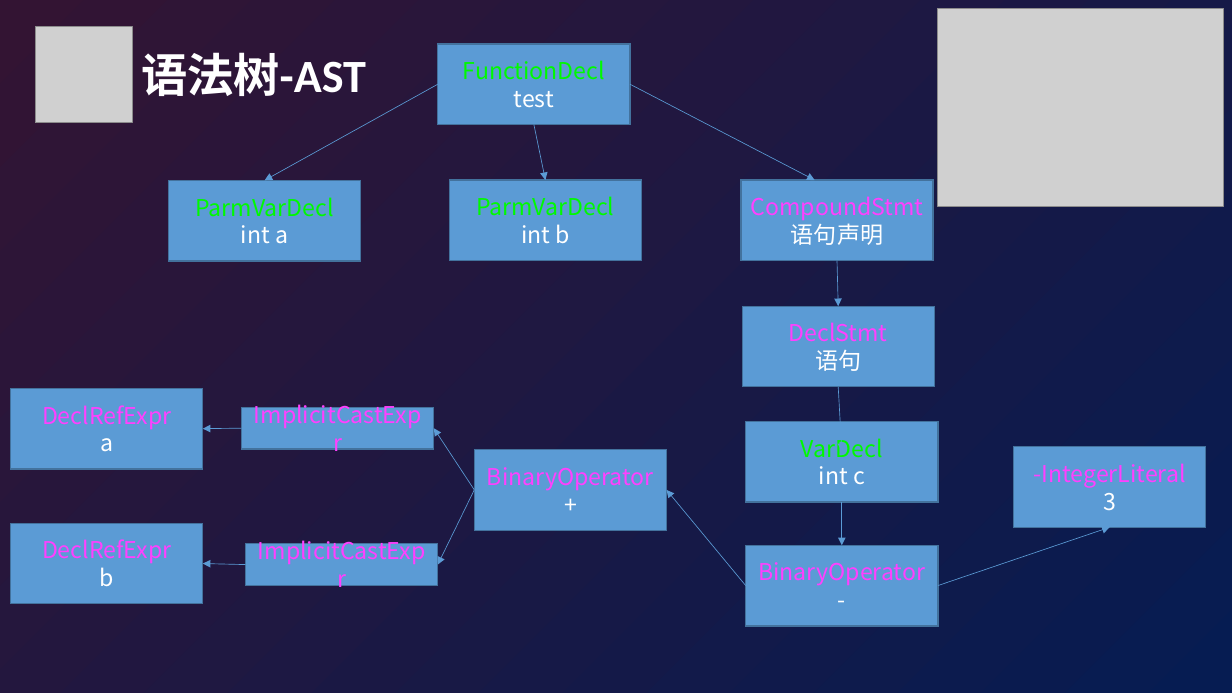
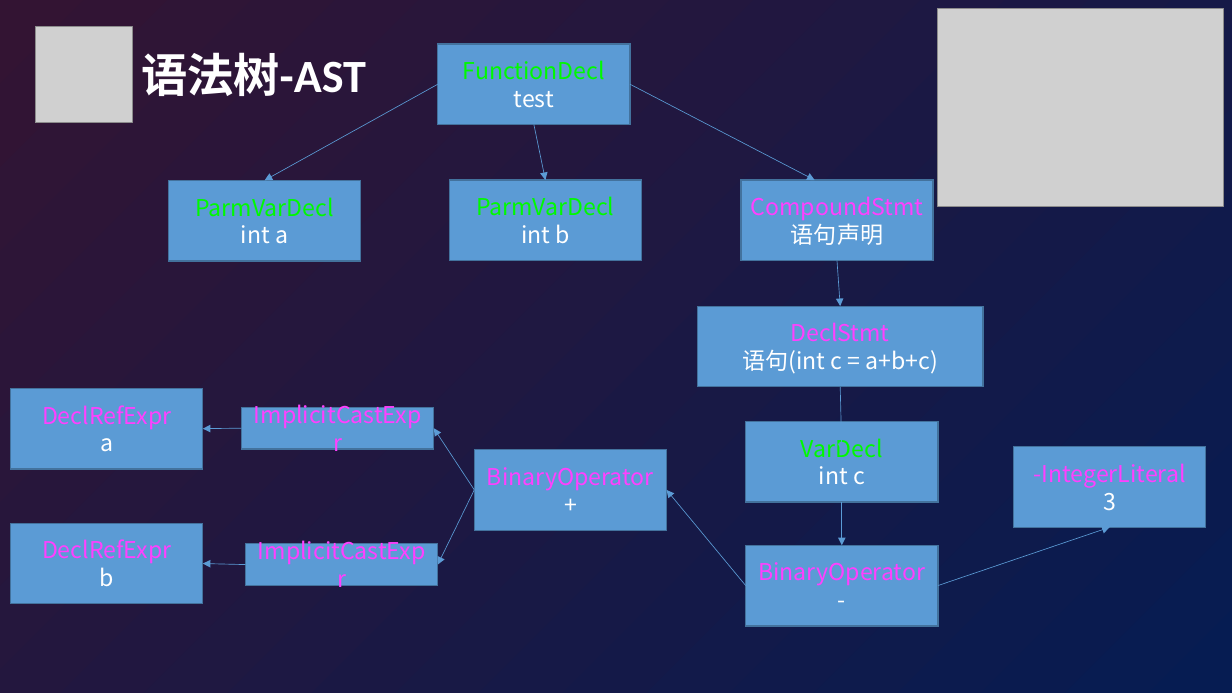
Before and after one commit to silence0201/iOS-Reverse, a slide deck: slide 10 of llvm/LLVM.pptx. Drawn at 1232x693 pixels with LibreOffice and Linux fonts; fonts in the diff are those of the drawing; grey boxes stand for pictures. Boxes give left, top, right and bottom in pixels: in the first picture for what was removed or moved away, otherwise in the second. Text is boxed around its words. In the diff, an @@ line names an element or a change of style, - is before the commit and + after.

Commit message:
Update

```diff
--- a/llvm/LLVM.pptx
+++ b/llvm/LLVM.pptx
@@ rectangle "DeclStmt": place and size @@
-rectangle "DeclStmt" at <box>742,306,934,386</box>
+rectangle "DeclStmt" at <box>698,306,983,386</box>
@@ text in rectangle at <box>742,350,938,374</box>: text changed @@
-语句
+语句(int c = a+b+c)
```
Also in this commit, not shown: 3 other slides changed.
